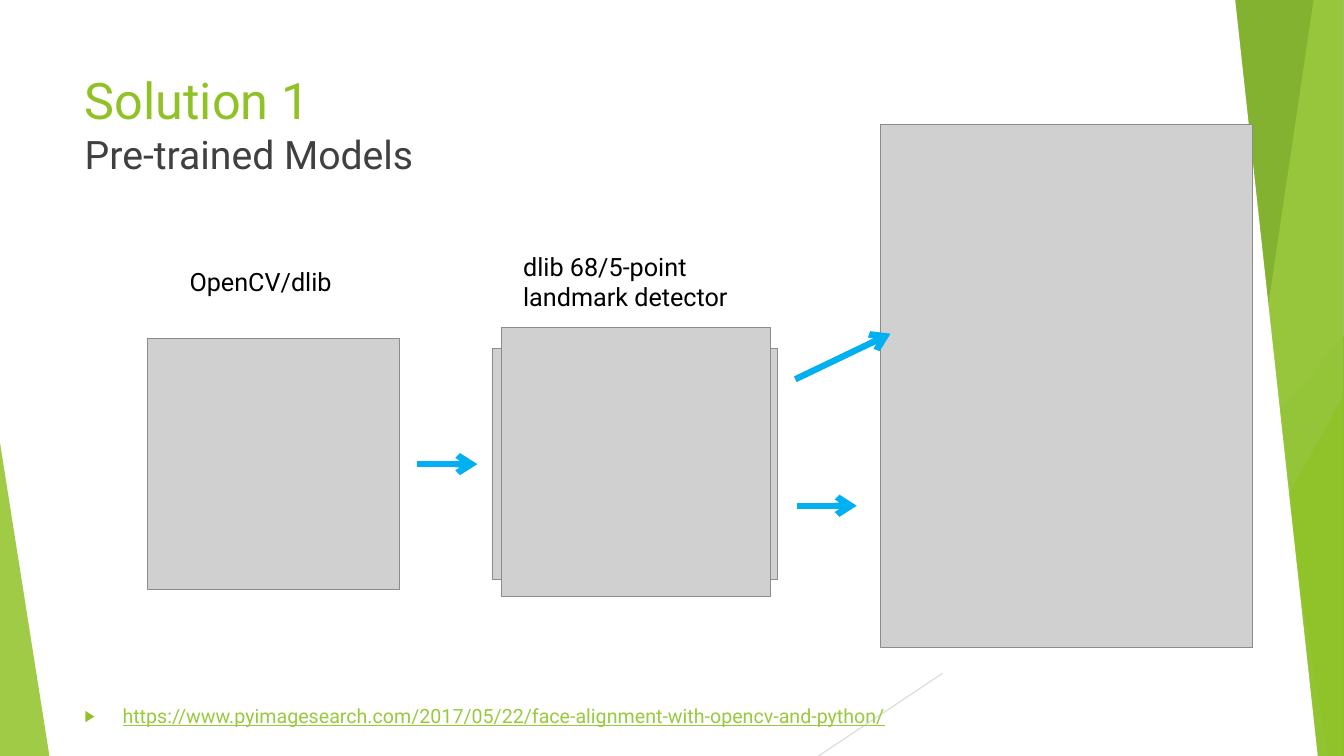
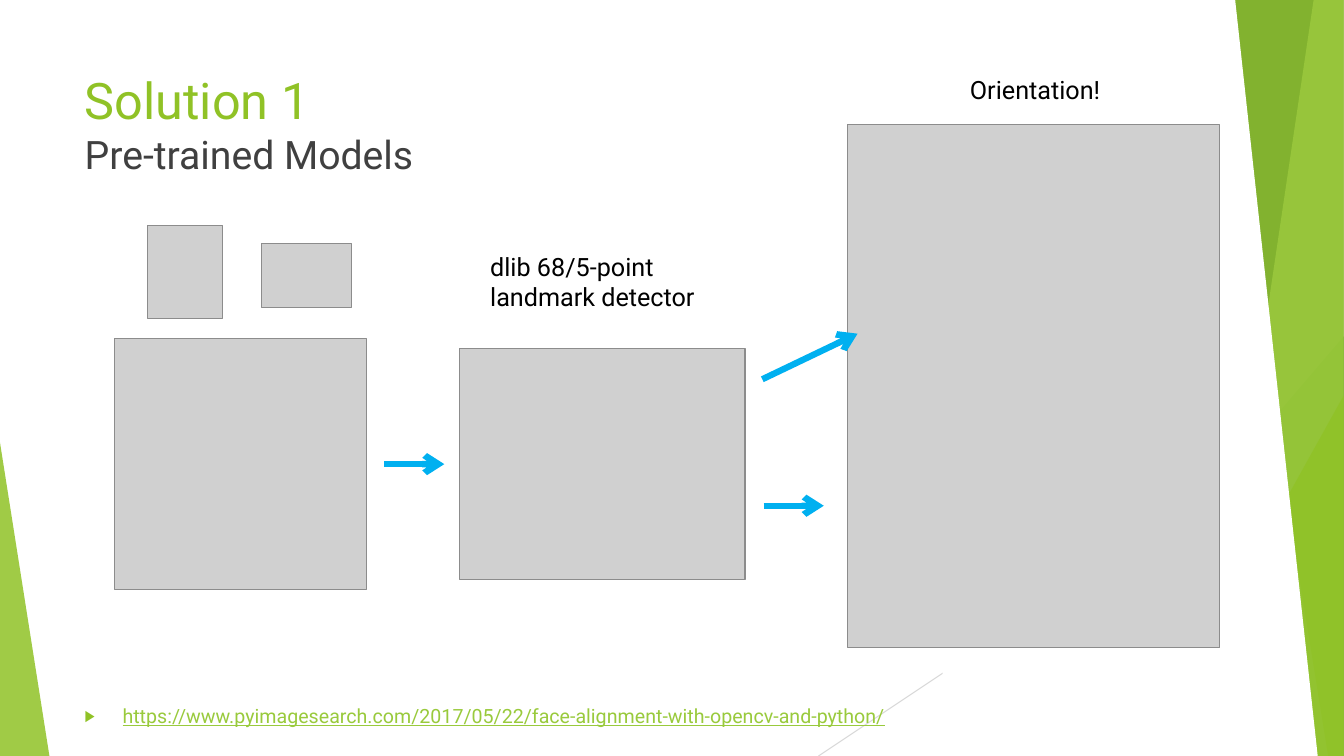
Before and after one commit to realleyriley/Honors-Thesis, a slide deck: slide 5 of Paperwork/Summer Research Presentation.pptx. Drawn at 1344x756 pixels with LibreOffice and Linux fonts; fonts in the diff are those of the drawing; grey boxes stand for pictures. Boxes give left, top, right and bottom in pixels: in the first picture for what was removed or moved away, otherwise in the second. Text is boxed around its words. In the diff, an @@ line names an element or a change of style, - is before the commit and + after.

Commit message:
🙌trained many models in 6

```diff
--- a/Paperwork/Summer Research Presentation.pptx
+++ b/Paperwork/Summer Research Presentation.pptx
@@ text added at [970,81,1100,100], 18 pt, text #000000 @@
+Orientation!
@@ picture added at [147,226,223,319] @@
@@ picture added at [262,243,352,308] @@
@@ text removed at [190,272,332,296] @@
-OpenCV/dlib
@@ picture removed at [501,328,770,597] @@
@@ picture: place and size @@
-picture at [492,349,778,579]
+picture at [460,349,746,579]
@@ 3 arrows, 2 pictures, 1 text: place and size @@
-3 arrows, 2 pictures, 1 text at [147,125,1253,648]
+3 arrows, 2 pictures, 1 text at [114,125,1220,648]
```
Also in this commit, not shown: 4 other slides changed, 13 slides added, 2 slides removed, 3 other files.
